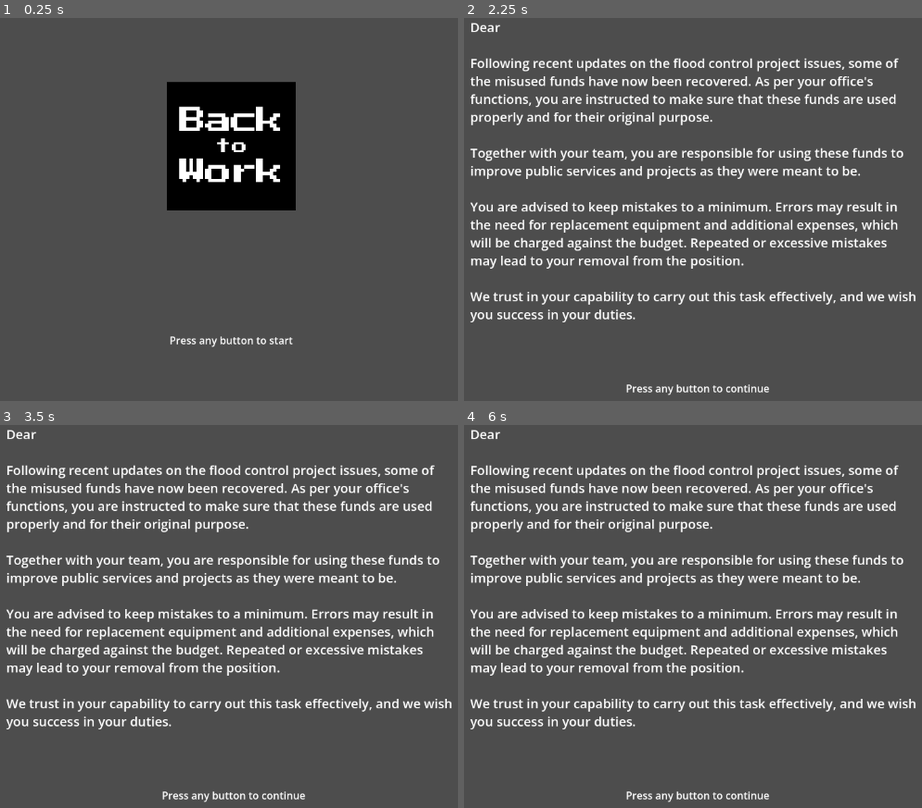
Above: before the commit, frames 1-4 (two rows, left to right).
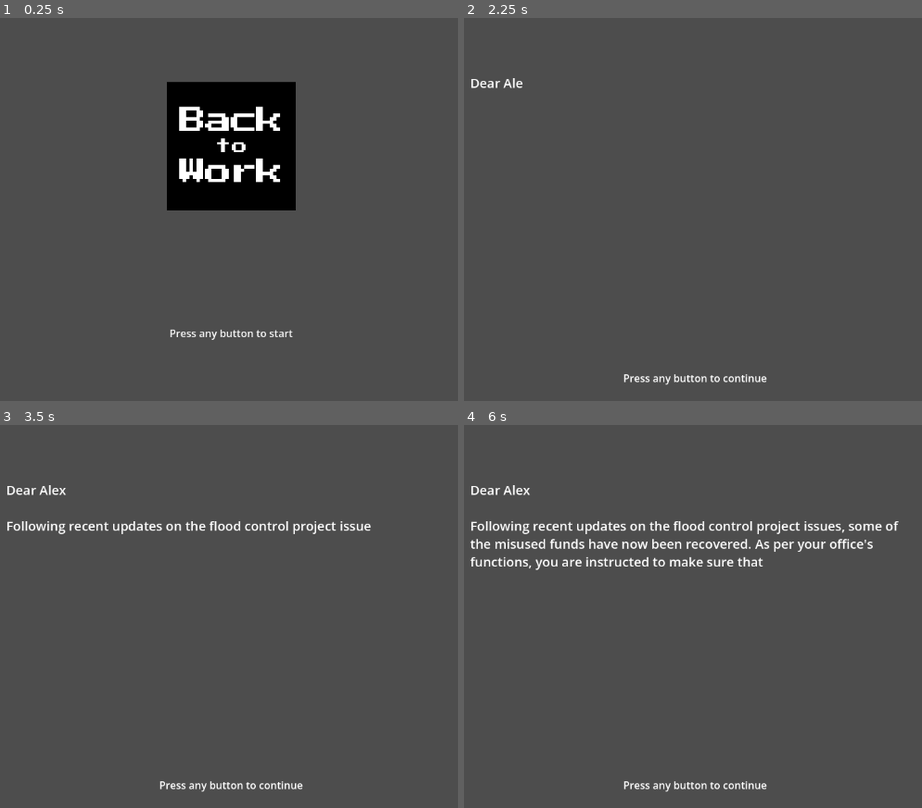
Above: after the commit, the same moments.

Repository: ghost-ily/NSTP_SLB_Project
Game: Godot game, scene res://Main Menu/main_menu.tscn
The game is run twice, just before and just after one commit, with the same random seed, the same clock (stepped at 60 frames per second) and the same inputs.
Inputs (mouse positions are in pixels of both pictures, inside the frame that each line leads up to):
- Up to frame 1 (0.25 s): no input
- Up to frame 2 (2.25 s): tap Enter at 0.5 s; move the mouse to (857, 205) at 0.52 s; press the mouse at (857, 205) at 0.53 s; release the mouse at (857, 205) at 1.25 s; click (697, 247) at 1.27 s; type "Alex" at 1.35 s; click "Confirm" at 2 s
- Up to frame 3 (3.5 s): tap Enter at 2.75 s; move the mouse to (82, 654) at 2.77 s; click (82, 654) at 2.85 s
- Up to frame 4 (6 s): tap Enter every 0.75 s from 3.5 to 5.75 s; move the mouse to (770, 539) at 3.52 s; press the mouse at (770, 539) at 3.53 s; move the mouse to (656, 716) at 4.27 s; release the mouse at (656, 716) at 4.28 s; click (656, 716) at 4.35 s; move the mouse to (917, 693) at 5.02 s; press the mouse at (917, 693) at 5.03 s; move the mouse to (473, 570) at 5.77 s; release the mouse at (473, 570) at 5.78 s; click (473, 570) at 5.85 s

The runs differ from the first frame. In frame 1, 0.5% of the frame differs, in the area x 37-64%, y 81-86%; in frame 2, 12%; in frame 3, 13%; in frame 4, 14%, in the area x 1-99%, y 1-99%.

Commit message:
Added tweens to ready screen

Diff:
--- a/Main Menu/main_menu.gd
+++ b/Main Menu/main_menu.gd
@@ -1,4 +1,6 @@
 extends Control
+
+const type_time: int = 13
 
 var title_screen: Control
 var user_screen: Control
@@ -30,13 +32,21 @@
 func connect_signals() -> void:
 	title_screen.gui_input.connect(_on_screen_clicked)
 	user_confirm.pressed.connect(_on_confirm_pressed)
+	ready_screen.gui_input.connect(_on_screen_clicked)
+	ready_screen.set_block_signals(true)
 
 
 func _on_screen_clicked(input: InputEvent) -> void:
 	if Input.is_anything_pressed():
-		title_screen.hide()
-		user_screen.show()
-		ready_screen.hide()
+		if title_screen.visible == true:
+			title_screen.hide()
+			user_screen.show()
+			ready_screen.hide()
+
+		if ready_screen.visible == true:
+			title_screen.hide()
+			user_screen.hide()
+			ready_screen.hide()
 
 
 func _on_confirm_pressed() -> void:
@@ -44,3 +54,19 @@
 	title_screen.hide()
 	user_screen.hide()
 	ready_screen.show()
+	_format_letter_text()
+	await get_tree().create_timer(type_time).timeout
+	ready_screen.set_block_signals(false)
+
+
+func _format_letter_text() -> void:
+	ready_screen.get_node("LetterText").append_text("Dear %s" % [user_name] + "\n\n")
+	ready_screen.get_node("LetterText").append_text("Following recent updates on the flood control project issues, some of the misused funds have now been recovered. As per your office's functions, you are instructed to make sure that these funds are used properly and for their original purpose.
+
+Together with your team, you are responsible for using these funds to improve public services and projects as they were meant to be.
+
+You are advised to keep mistakes to a minimum. Errors may result in the need for replacement equipment and additional expenses, which will be charged against the budget. Repeated or excessive mistakes may lead to your removal from the position.
+	")
+
+	var typewriter = self.create_tween()
+	typewriter.tween_property($ReadyScreen/LetterText, "visible_ratio", 1.0, type_time)
--- a/Main Menu/main_menu.tscn
+++ b/Main Menu/main_menu.tscn
@@ -30,6 +30,7 @@
 offset_right = 100.0
 offset_bottom = 300.0
 grow_horizontal = 2
+pivot_offset_ratio = Vector2(0.5, 0.5)
 texture = ExtResource("1_vccqd")
 expand_mode = 1
 
@@ -41,11 +42,13 @@
 anchor_right = 0.5
 anchor_bottom = 1.0
 offset_left = -96.0
-offset_top = -157.0
+offset_top = -168.0
 offset_right = 96.0
-offset_bottom = -134.0
+offset_bottom = -145.0
 grow_horizontal = 2
 grow_vertical = 0
+pivot_offset_ratio = Vector2(0.5, 0.5)
+mouse_filter = 1
 text = "Press any button to start"
 horizontal_alignment = 1
 vertical_alignment = 1
@@ -121,20 +124,16 @@
 anchor_left = 0.5
 anchor_right = 0.5
 anchor_bottom = 1.0
-offset_left = -0.5
-offset_right = 0.5
+offset_left = -350.0
+offset_top = 87.0
+offset_right = 350.0
 grow_horizontal = 2
 grow_vertical = 2
+mouse_filter = 1
 theme_override_font_sizes/normal_font_size = 20
-text = "Dear
-
-Following recent updates on the flood control project issues, some of the misused funds have now been recovered. As per your office's functions, you are instructed to make sure that these funds are used properly and for their original purpose.
-
-Together with your team, you are responsible for using these funds to improve public services and projects as they were meant to be.
-
-You are advised to keep mistakes to a minimum. Errors may result in the need for replacement equipment and additional expenses, which will be charged against the budget. Repeated or excessive mistakes may lead to your removal from the position.
-
-We trust in your capability to carry out this task effectively, and we wish you success in your duties."
+bbcode_enabled = true
+visible_characters = 0
+visible_ratio = 0.0
 
 [node name="StartLabel" type="Label" parent="ReadyScreen" unique_id=224729336]
 layout_mode = 1
@@ -143,12 +142,14 @@
 anchor_top = 1.0
 anchor_right = 0.5
 anchor_bottom = 1.0
-offset_left = -103.5
-offset_top = -82.0
-offset_right = 111.5
-offset_bottom = -59.0
+offset_left = -112.0
+offset_top = -98.0
+offset_right = 112.0
+offset_bottom = -75.0
 grow_horizontal = 2
 grow_vertical = 0
+pivot_offset_ratio = Vector2(0.5, 0.5)
+mouse_filter = 1
 text = "Press any button to continue"
 horizontal_alignment = 1
 vertical_alignment = 1
